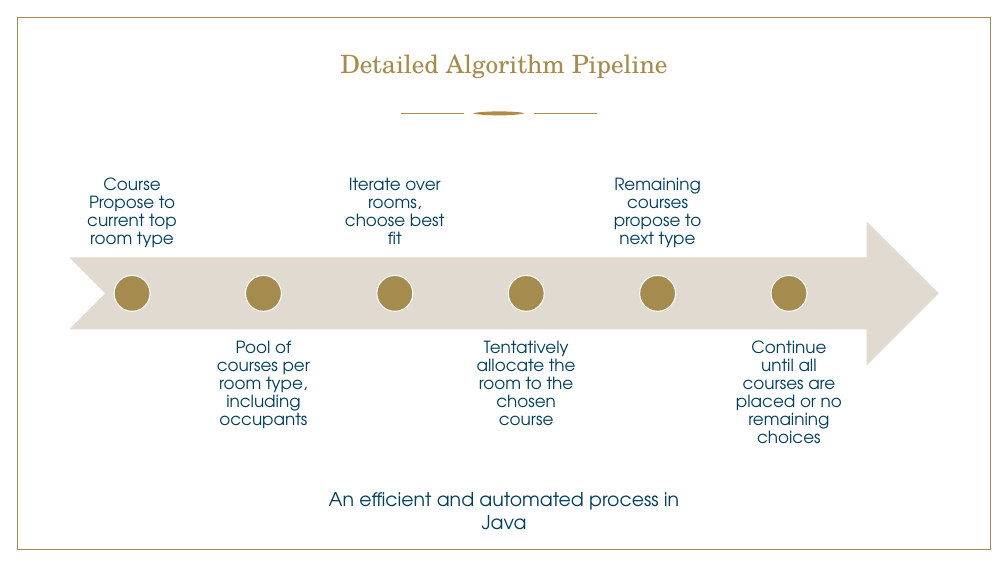
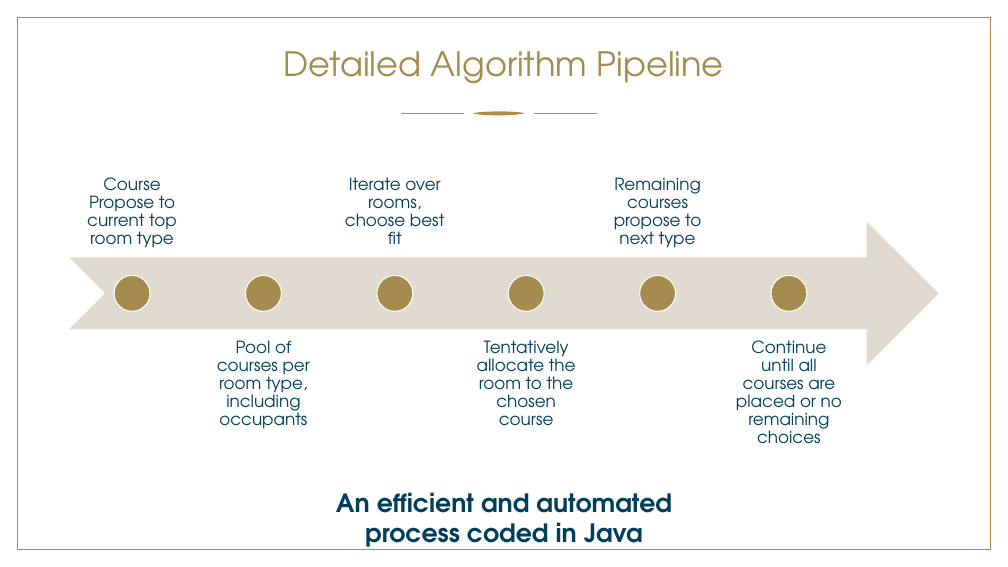
Before and after one commit to Mttmin/classroom_allocation, a slide deck: slide 14 of Pitch final Minguet.pptx. Drawn at 1008x567 pixels with LibreOffice and Linux fonts; fonts in the diff are those of the drawing; background and template pictures are left out. Boxes give left, top, right and bottom in pixels: in the first picture for what was removed or moved away, otherwise in the second. Text is boxed around its words. In the diff, an @@ line names an element or a change of style, - is before the commit and + after.

```diff
--- a/Pitch final Minguet.pptx
+++ b/Pitch final Minguet.pptx
@@ title "Detailed Algorithm Pipeline" at box(284, 51, 724, 83): size 24 to 32 pt, font TeX Gyre Schola to TeX Gyre Adventor @@
@@ text at box(336, 492, 672, 550): text changed; size 18 to 24 pt; bold on @@
-An efficient and automated process in Java
+An efficient and automated process coded in Java
```
Also in this commit, not shown: 10 other slides changed, 9 slides added.
